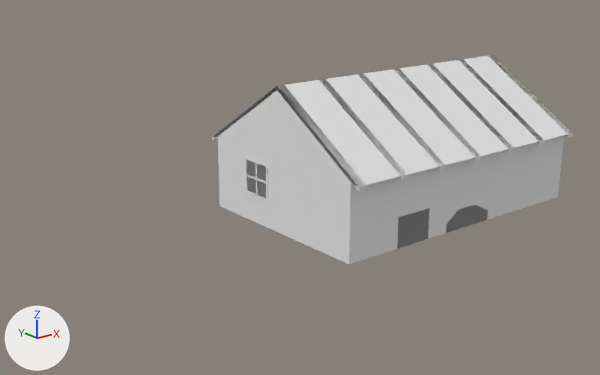
The OBJ model G53GRA-Coursework/Code/Data/Models/Map.obj as it was, and as the next commit left it.
Rendered twice from a 50 mm camera at (-14.9, -14.75, 6.89) aimed at (-2.94, 0.2, 0.91). The lights are fixed; the arrows at lower left show +X, +Y and +Z. Where no turn or scale is listed for an object, it has been applied to the vertices.

Names of what the first picture shows: 'Cube.003_Cube.036', 'Cube.011_Cube.044', 'Roof-back_Plane.001', 'Roof-beams_Cube.008', 'Roof-left_Plane.003', 'Walls_Cube.033'.
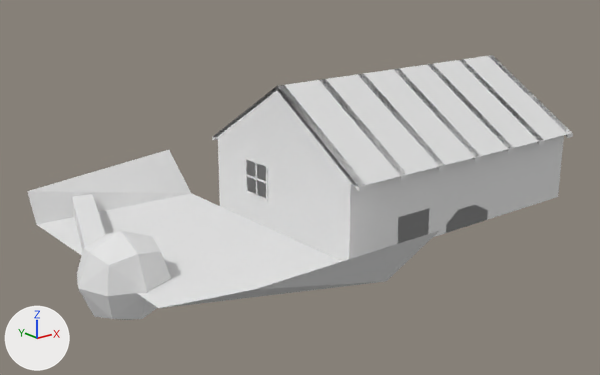
Location of each change, (x1, y1, x2, y2) in pixels of the pictures (600 x 375 px):
'Plane', added
    after: (27, 150, 439, 308)
'Cube.030_Cube.018', added
    after: (77, 230, 171, 320)
'Cube.031_Cube.025', added
    after: (72, 195, 106, 251)

The change, as a diff of the scene's bpy script:
```diff
--- a/G53GRA-Coursework/Code/Data/Models/Map.obj.py
+++ b/G53GRA-Coursework/Code/Data/Models/Map.obj.py
@@ mat_material_grass @@
+mat_material_grass = principled_material('material_grass')
+mat_material_grass.base_color = (0.8, 0.8, 0.8)  # white #e7e7e7
+mat_material_grass.roughness = 1.0
@@ me_plane @@
+me_plane.from_pydata([(-8.0, -5.0, 1.5), (-3.75, -5.0, 1.5), (-8.0, 4.5, 0.75), (-3.75, 5.0, 1.0), (-8.0, 4.1, 0.0), (-3.75, 3.9, 0.0), (-3.75, -3.64, 0.0), (-8.0, -1.86, 0.0)], [], [(0, 6, 7), (5, 2, 4), (7, 5, 4), (0, 1, 6), (5, 3, 2), (7, 6, 5)])
+me_plane.materials.append(mat_material_grass)  # white #e7e7e7
@@ me_cube_031_cube_025 @@
+me_cube_031_cube_025.from_pydata([(-8.32, 0.56, -0.05), (-8.32, 0.56, 0.45), (-6.95, 4.32, -0.05), (-6.95, 4.32, 0.45), (-7.85, 0.39, -0.05), (-7.85, 0.39, 0.45), (-6.48, 4.15, -0.05), (-6.48, 4.15, 0.45)], [], [(1, 2, 0), (3, 6, 2), (7, 4, 6), (5, 0, 4), (6, 0, 2), (3, 5, 7), (1, 3, 2), (3, 7, 6), (7, 5, 4), (5, 1, 0), (6, 4, 0), (3, 1, 5)])
+me_cube_031_cube_025.materials.append(mat_material_grass)  # white #e7e7e7
@@ me_cube_030_cube_018 @@
+me_cube_030_cube_018.from_pydata(...)  # 26 vertices, 48 faces; spans x -8.82..-6.82, y -1.08..0.92, z -0.98..1.02
+me_cube_030_cube_018.materials.append(mat_none)  # white #e7e7e7
@@ ob_plane @@
+ob_plane = bpy.data.objects.new('Plane', me_plane)
+ob_plane.location = (0.0, 0.0, 0.0)
@@ ob_cube_031_cube_025 @@
+ob_cube_031_cube_025 = bpy.data.objects.new('Cube.031_Cube.025', me_cube_031_cube_025)
+ob_cube_031_cube_025.location = (0.0, 0.0, 0.0)
@@ ob_cube_030_cube_018 @@
+ob_cube_030_cube_018 = bpy.data.objects.new('Cube.030_Cube.018', me_cube_030_cube_018)
+ob_cube_030_cube_018.location = (0.0, 0.0, 0.0)
```
